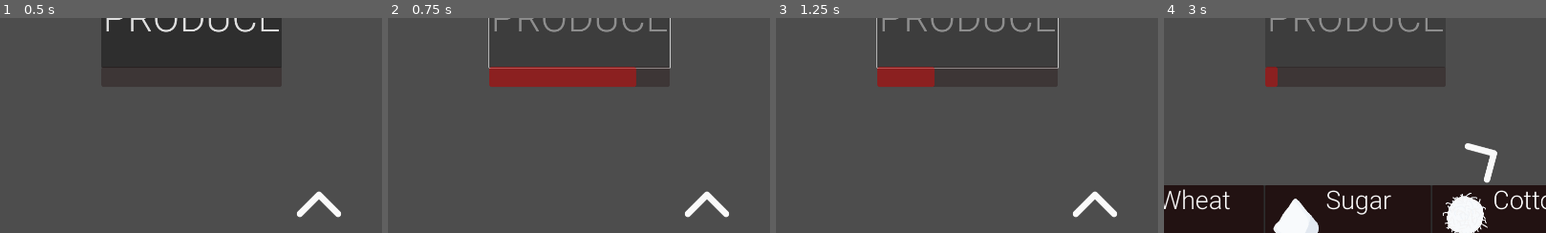
Above: before the commit, frames 1-4 (left to right).
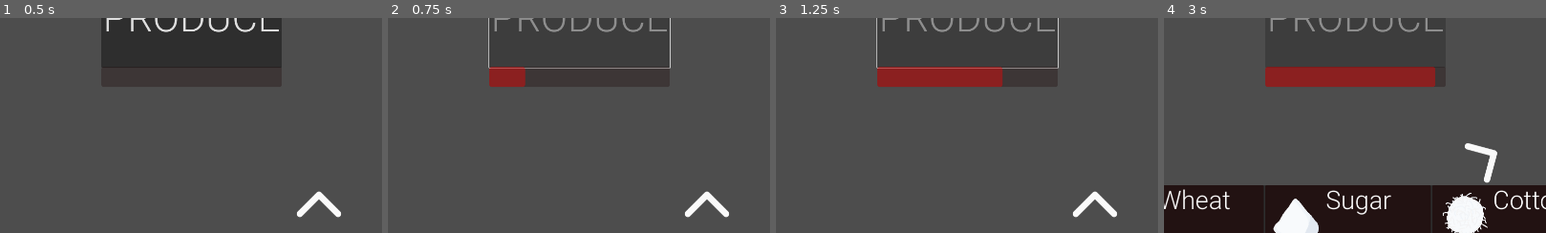
Above: after the commit, the same moments.

Repository: LowBudgetGameDev/Industrial-Revolution-Game
Game: Godot game, scene res://Scenes/Game_Scene.tscn
Same seed, same stepped clock (60 frames per second), same inputs: the game is played once before the commit and once after it.
Inputs (mouse positions are % of the whole screen's width and height, from its top left):
- Up to frame 1 (0.5 s): no input
- Up to frame 2 (0.75 s): click "PRODUCE" at 0.5 s
- Up to frame 3 (1.25 s): no input
- Up to frame 4 (3 s): click (50, 94) at 1.25 s; click "PRODUCE" at 2 s; click (50, 61) at 2.75 s
The pictures show only the part of the screen within x 8-58%, y 50-100%; the shares and areas given below are measured in that part.

Frame 1 is identical in both runs. In frame 2, 2.7% of the frame differs, in the area x 35-65%, y 22-32%; in frame 3, 1.7%; in frame 4, 3.9%, in the area x 29-71%, y 22-32%.

Commit message:
made production bar increase

Diff:
--- a/Scripts/ProductionUI.gd
+++ b/Scripts/ProductionUI.gd
@@ -37,4 +37,4 @@
 		delay_bar.value = 0
 		return
 
-	delay_bar.value = _timer / _delay
+	delay_bar.value = (_delay - _timer) / _delay
